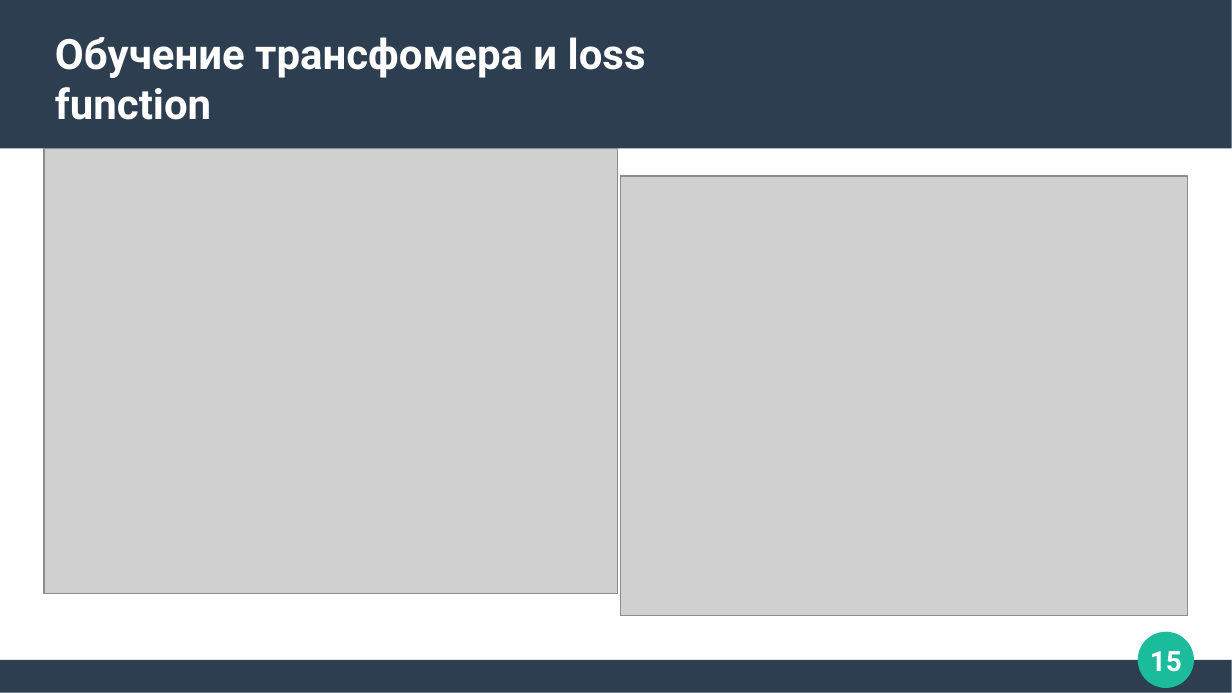
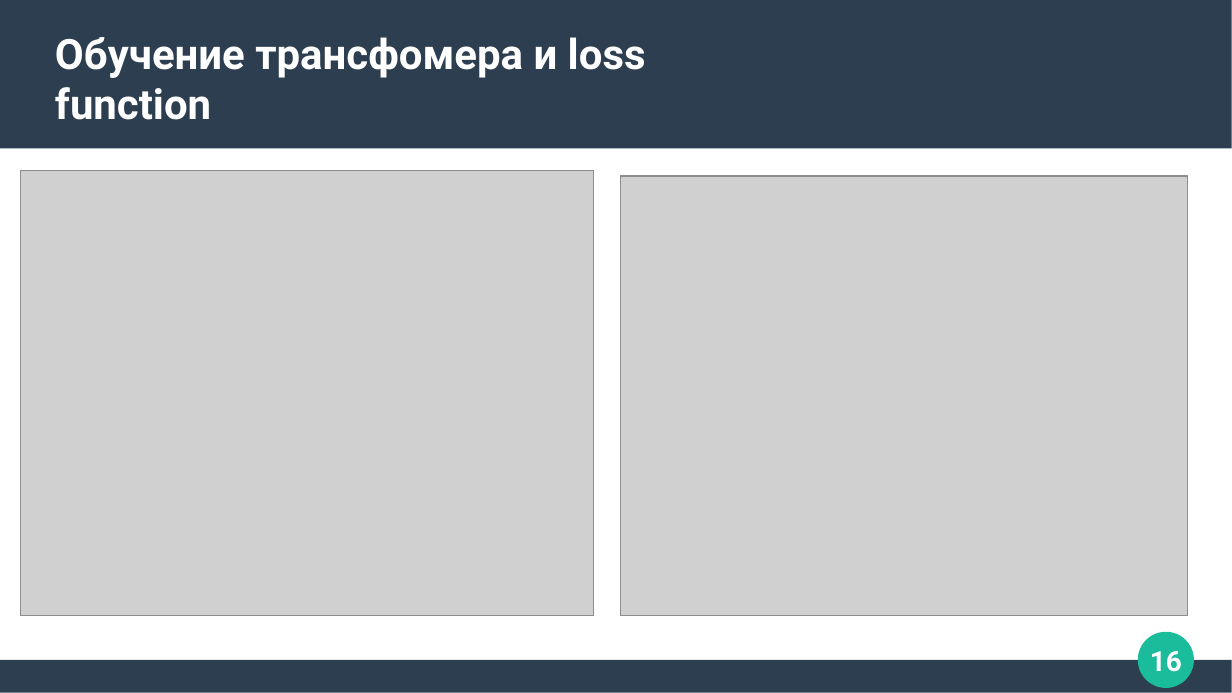
Before and after one commit to Zorinal/FilmBot, a slide deck: slide 16 of Трансфомеры.pptx (slide 15 before the commit). Drawn at 1232x693 pixels with LibreOffice and Linux fonts; fonts in the diff are those of the drawing; grey boxes stand for pictures. Boxes give left, top, right and bottom in pixels: in the first picture for what was removed or moved away, otherwise in the second. Text is boxed around its words. In the diff, an @@ line names an element or a change of style, - is before the commit and + after.

```diff
--- a/Трансфомеры.pptx
+++ b/Трансфомеры.pptx
@@ picture: place and size @@
-picture at [44,149,617,595]
+picture at [21,170,595,616]
@@ page number at [1150,651,1182,672]: text changed @@
-15
+16
```
Also in this commit, not shown: 12 other slides changed, 1 slide added.
